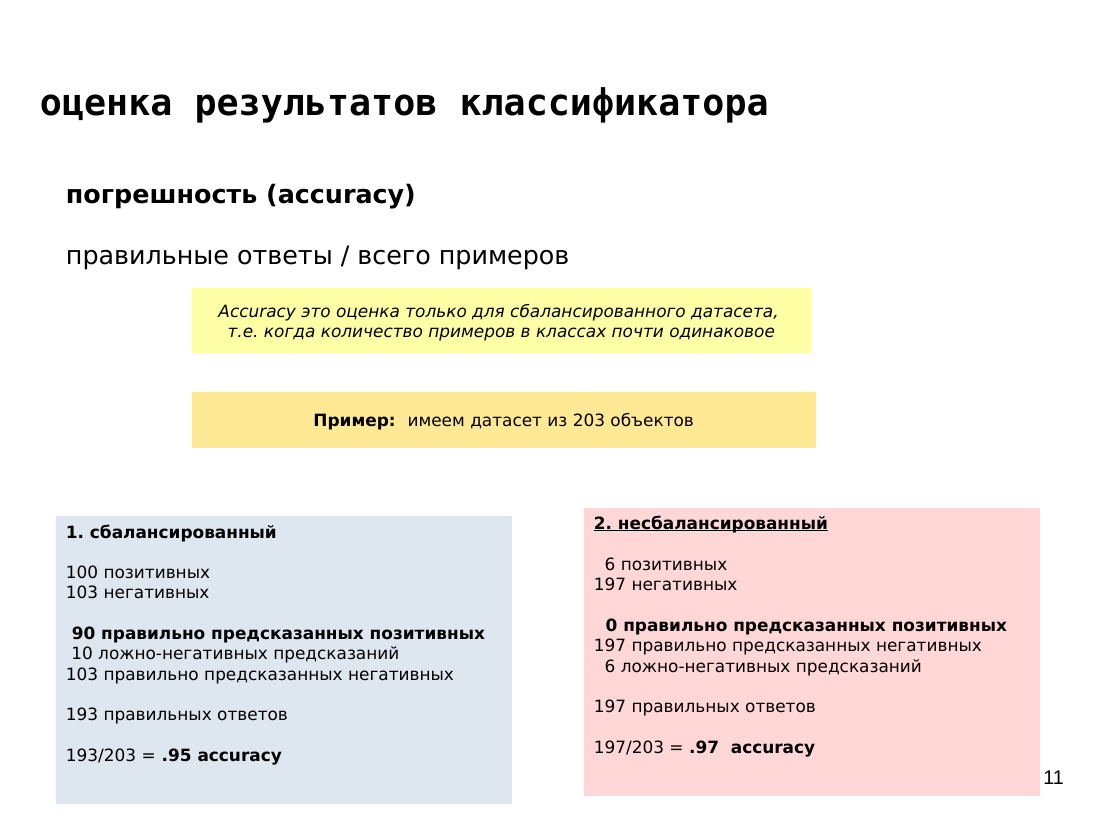
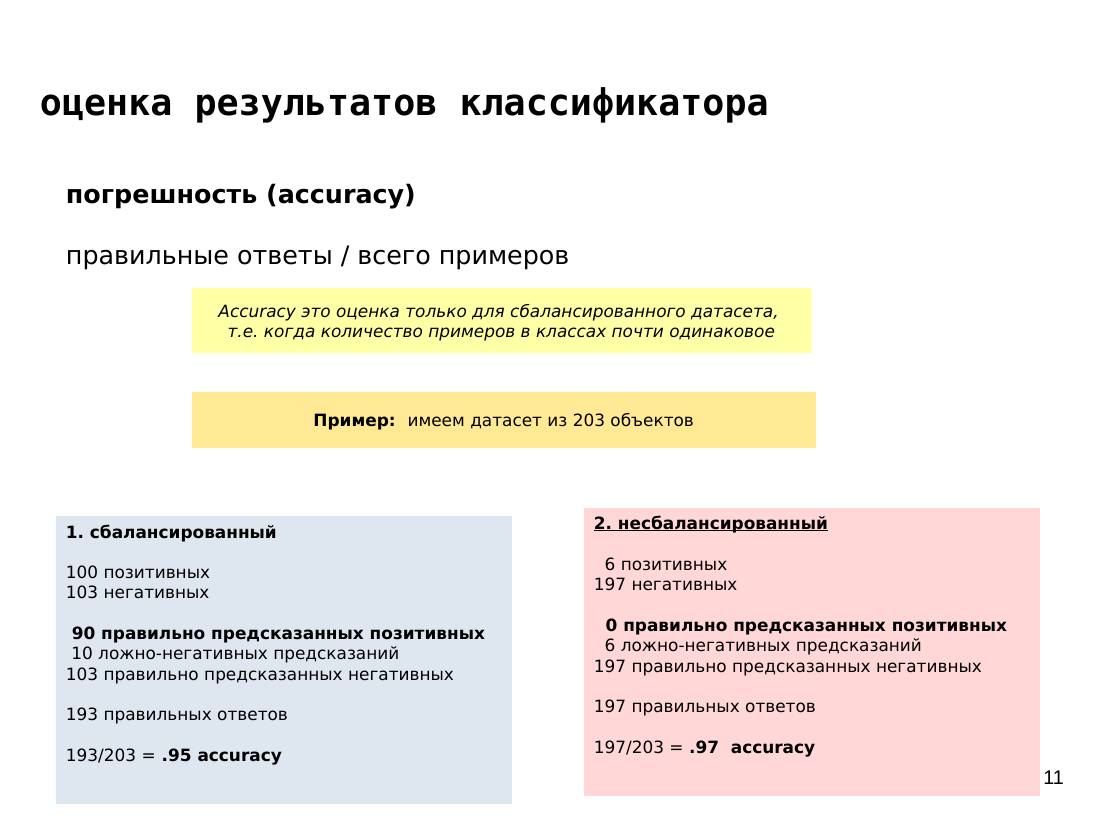
Before and after one commit to mechanoid5/ml_lectorium_legacy, a slide deck: slide 11 of 07-classifier-estimation.odp. Drawn at 1120x840 pixels with LibreOffice and Linux fonts; fonts in the diff are those of the drawing; background and template pictures are left out. Boxes give left, top, right and bottom in pixels: in the first picture for what was removed or moved away, otherwise in the second. Text is boxed around its words. In the diff, an @@ line names an element or a change of style, - is before the commit and + after.

```diff
--- a/07-classifier-estimation.odp
+++ b/07-classifier-estimation.odp
@@ text in rectangle at <box>605,638,922,655</box>: paragraph added @@
+6 ложно-негативных предсказаний
@@ text in rectangle at <box>605,659,922,676</box>: paragraph removed @@
-6 ложно-негативных предсказаний
```
Also in this commit, not shown: 16 other files.
